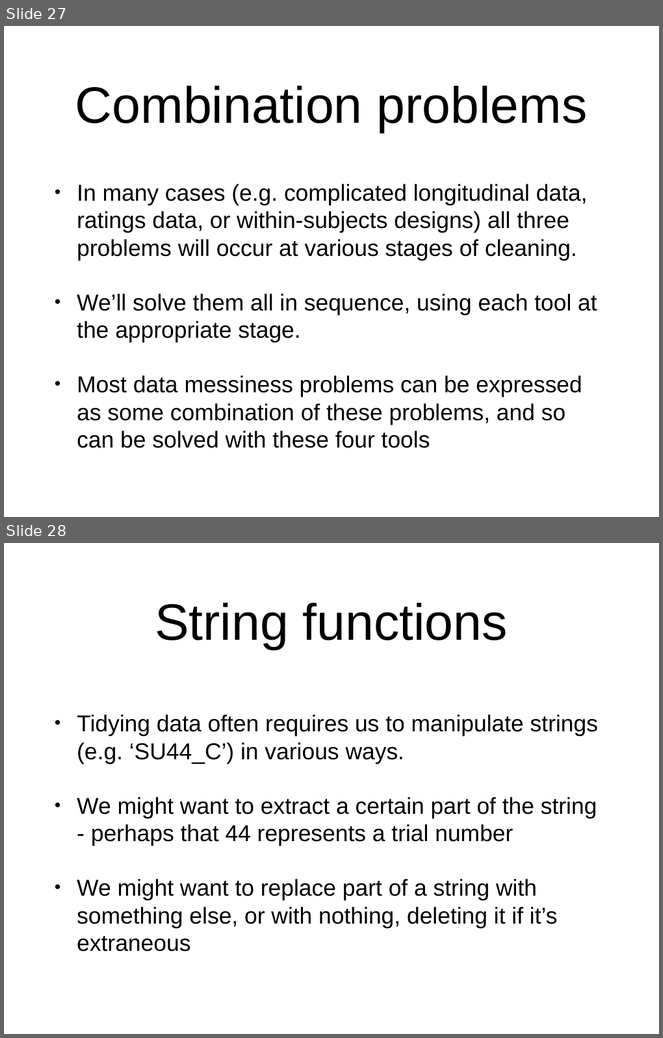
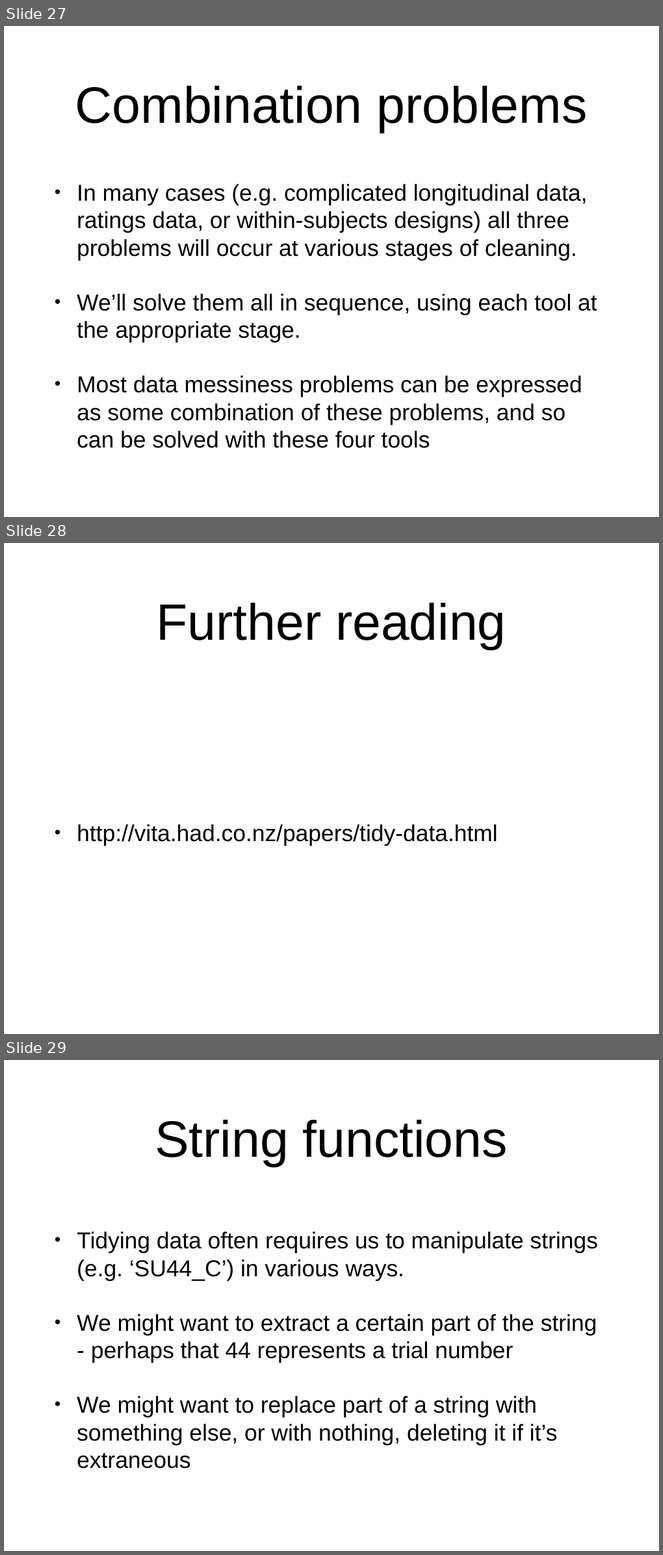
Before and after one commit to seanchrismurphy/A-Psychologists-Guide-to-R, a slide deck: Week 6/Tidy data.pptx. Shown one above the other, each under a label of ours: slides 27 and 28 before the commit, slides 27, 28 and 29 after it. The pictures are 663x1038 and 663x1555 pixels, drawn with LibreOffice and Linux fonts; fonts in the diff are those of the drawing. Boxes give left, top, right and bottom in pixels: in the first picture for what was removed or moved away, otherwise in the second. Text is boxed around its words. In the diff, an @@ line names an element or a change of style, - is before the commit and + after.

```diff
--- a/Week 6/Tidy data.pptx
+++ b/Week 6/Tidy data.pptx
@@ slide 28 added at [4,543,659,1034], background #FFFFFF @@
@@ title added at [157,603,506,650], 80 pt, text #000000 @@
+Further reading
@@ text added at [77,824,498,847], 36 pt, text #000000 @@
+• http://vita.had.co.nz/papers/tidy-data.html
@@ what was slide 28 is now slide 29 @@
```
Also in this commit, not shown: 4 slides changed, 5 other files.
